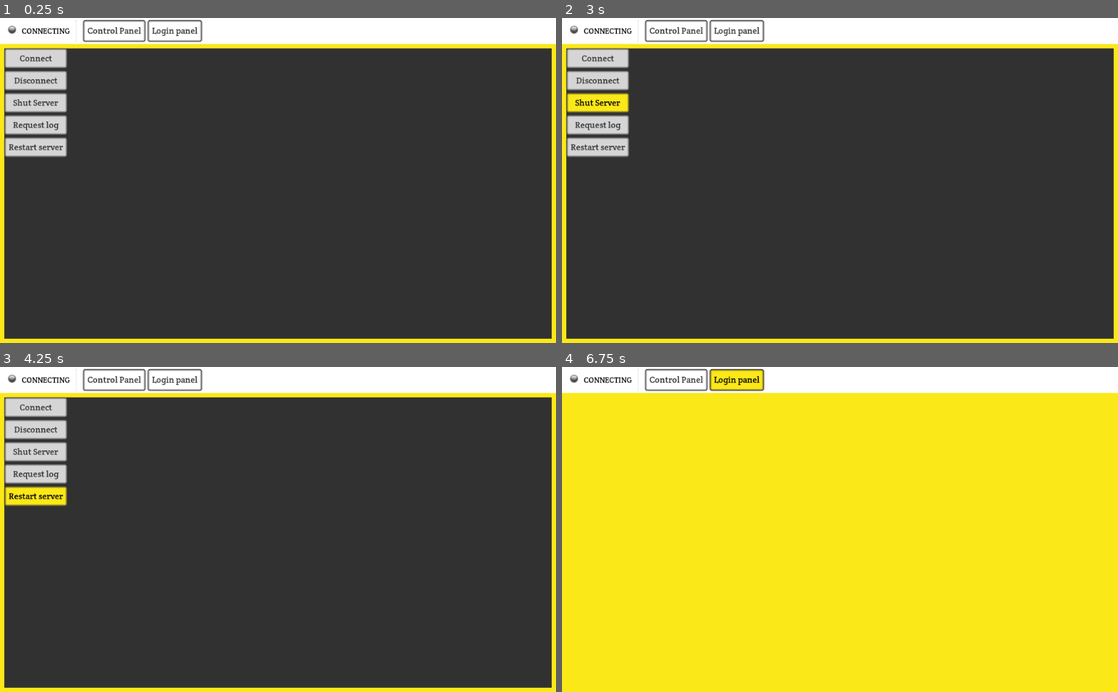
Above: before the commit, frames 1-4 (two rows, left to right).
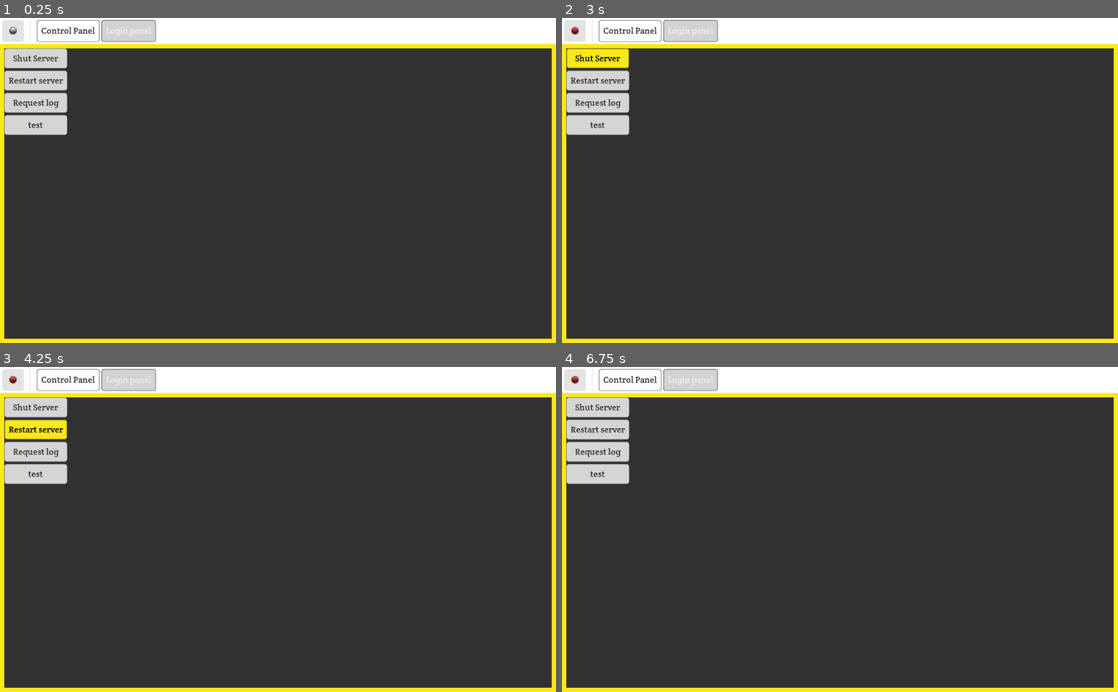
Above: after the commit, the same moments.

Repository: iRadEntertainment/mc_desk
Game: Godot game, scene res://scenes/main.tscn
The game is run twice, just before and just after one commit, with the same random seed, the same clock (stepped at 60 frames per second) and the same inputs.
Inputs (mouse positions are in pixels of both pictures, inside the frame that each line leads up to):
- Up to frame 1 (0.25 s): no input
- Up to frame 2 (3 s): click "Request log" at 0.5 s; click (595, 125) at 1.25 s, where only the run after the commit has a clickable "test"; click (573, 31) at 2.02 s; click "Shut Server" at 2.75 s
- Up to frame 3 (4.25 s): click "Restart server" at 3.5 s
- Up to frame 4 (6.75 s): click "Restart server" at 4.25 s; click "Restart server" at 5 s; click "Control Panel" at 5.75 s; click (734, 380) at 6.5 s, where only the run before the commit has a clickable "Login panel"

The runs differ from the first frame. In frame 1, 3.1% of the frame differs, in the area x 0-37%, y 0-43%; in frame 2, 4.0%; in frame 3, 3.5%; in frame 4, 90%, in the area x 0-100%, y 0-99%.

Commit message:
Server reconnect improvements

Diff:
--- a/scenes/main.tscn
+++ b/scenes/main.tscn
@@ -1,73 +1,153 @@
-[gd_scene load_steps=16 format=2]
+[gd_scene load_steps=19 format=2]
 
 [ext_resource path="res://scripts/main.gd" type="Script" id=1]
-[ext_resource path="res://styles/small_labels.tres" type="Theme" id=2]
+[ext_resource path="res://styles/tool_buttons.tres" type="Theme" id=2]
 [ext_resource path="res://sprites/leds.png" type="Texture" id=3]
 [ext_resource path="res://styles/regular_buttons1.tres" type="Theme" id=4]
 
-[sub_resource type="StyleBoxEmpty" id=10]
-
-[sub_resource type="GDScript" id=11]
-script/source = "extends Label
+[sub_resource type="StyleBoxEmpty" id=1]
+
+[sub_resource type="GDScript" id=2]
+script/source = "extends Button
+
 
 func _ready():
 	netwrk.connect(\"network_status_changed\",self,\"_network_status\")
+	netwrk.reconnect_timer.connect(\"timeout\",self,\"_reconnection_attempt\")
+
+	connect(\"resized\",self,\"_adjust_sprite_pos_on_resize\")
+	$led.frame = 0
+	hint_tooltip = \"Connecting...\"
 
 func _network_status(val):
 	if val:
-		$led.set(\"frame\",1)
-		text = \"Server ON\"
+		$led/anim.play(\"connection_succeed\")
+		hint_tooltip = \"Server ON\"
+		set_process(false)
 	else:
+		$led/anim.stop()
 		$led.set(\"frame\",2)
-		text = \"Server OFF\"
-	"
-
-[sub_resource type="GDScript" id=12]
+		hint_tooltip = \"Server OFF\"
+
+func _pressed():
+	if netwrk.connecting or netwrk.established:
+		netwrk.disconnect_from_server()
+	else:
+		netwrk.connect_to_server()
+
+func _reconnection_attempt():
+	$led/anim.stop()
+	$led/anim.play(\"connection_attempt\")
+	set_process(true) #for an update on the hint box on how many seconds left for the next attempt
+
+var tim = 0
+func _process(d):
+	if netwrk.reconnect_timer.is_stopped():
+		set_process(false)
+
+	tim += d
+	if tim > 0.3:
+		tim -= 0.3
+		update_hint_box()
+
+
+func update_hint_box():
+	if $led/anim.is_playing():
+		hint_tooltip = \"Connecting...\"
+	else:
+		hint_tooltip = \"Retrying connection in %3d seconds...\\nAttempt num. %d\"\\
+		               %[netwrk.reconnect_timer.time_left , netwrk.connection_attempt]
+
+
+func _adjust_sprite_pos_on_resize():
+	$led.position = rect_size/2"
+
+[sub_resource type="Animation" id=3]
+resource_name = "connection_attempt"
+tracks/0/type = "value"
+tracks/0/path = NodePath(".:frame")
+tracks/0/interp = 1
+tracks/0/loop_wrap = true
+tracks/0/imported = false
+tracks/0/enabled = true
+tracks/0/keys = {
+"times": PoolRealArray( 0, 0.1, 0.3, 0.4, 0.6, 0.7, 0.9, 1 ),
+"transitions": PoolRealArray( 1, 1, 1, 1, 1, 1, 1, 1 ),
+"update": 1,
+"values": [ 2, 0, 2, 0, 2, 0, 2, 0 ]
+}
+
+[sub_resource type="Animation" id=4]
+resource_name = "connection_succeed"
+length = 0.8
+tracks/0/type = "value"
+tracks/0/path = NodePath(".:frame")
+tracks/0/interp = 1
+tracks/0/loop_wrap = true
+tracks/0/imported = false
+tracks/0/enabled = true
+tracks/0/keys = {
+"times": PoolRealArray( 0, 0.1, 0.2, 0.3, 0.4, 0.5, 0.6, 0.7, 0.8 ),
+"transitions": PoolRealArray( 1, 1, 1, 1, 1, 1, 1, 1, 1 ),
+"update": 1,
+"values": [ 1, 0, 1, 0, 1, 0, 1, 0, 1 ]
+}
+
+[sub_resource type="GDScript" id=5]
 script/source = "extends Button
 
 func _pressed():
 	glb.main.show_panel(\"control panel\")"
 
-[sub_resource type="GDScript" id=13]
+[sub_resource type="GDScript" id=6]
 script/source = "extends Button
 
 func _pressed():
 	glb.main.show_panel(\"login panel\")"
 
-[sub_resource type="GDScript" id=2]
-script/source = "extends Button
-
-func _pressed():
-	netwrk.connect_to()"
+[sub_resource type="GDScript" id=7]
+script/source = "extends Button
+
+func _pressed():
+	netwrk.connect_to_server()"
 
 [sub_resource type="GDScript" id=8]
 script/source = "extends Button
 
 func _pressed():
-	netwrk.disconnect_from()"
-
-[sub_resource type="GDScript" id=3]
+	netwrk.disconnect_from_server()"
+
+[sub_resource type="GDScript" id=9]
 script/source = "extends Button
 
 func _pressed():
 	if netwrk.established:
 		remote_func.rpc_id(1,\"shut_down_server\")"
 
-[sub_resource type="GDScript" id=4]
+[sub_resource type="GDScript" id=11]
+script/source = "extends Button
+
+func _pressed():
+	if netwrk.established:
+		remote_func.rpc_id(1,\"restart_server\")"
+
+[sub_resource type="GDScript" id=10]
 script/source = "extends Button
 
 func _pressed():
 	if netwrk.established:
 		remote_func.rpc_id(1,\"send_server_log\",get_tree().get_network_unique_id())"
 
-[sub_resource type="GDScript" id=5]
+[sub_resource type="GDScript" id=14]
 script/source = "extends Button
 
 func _pressed():
 	if netwrk.established:
-		remote_func.rpc_id(1,\"restart_server\")"
-
-[sub_resource type="GDScript" id=9]
+		var val = remote_func.rpc_id(1,\"test\")
+		yield(get_tree(),\"idle_frame\")
+		print(val)"
+
+[sub_resource type="GDScript" id=12]
 script/source = "extends Button
 
 var max_iterations = 9000000
@@ -157,14 +237,15 @@
 	$calc_val.text = str( \"%.16f\"%(val*4) , \" in \" , str(tick_d) , \" msec.\" )
 	step = 0"
 
-[sub_resource type="GDScript" id=7]
+[sub_resource type="GDScript" id=13]
 script/source = "extends VBoxContainer
 
-# Declare member variables here. Examples:
-# var a = 2
-# var b = \"text\"
-
-# Called when the node enters the scene tree for the first time.
+
+
+var small_fonts_theme = load(\"res://styles/small_labels.tres\")
+
+
+
 func _ready():
 	remote_func.connect(\"server_log_received\",self,\"_update_all_entries\")
 	remote_func.connect(\"server_log_updated\",self,\"_update_with_last_entry\")
@@ -182,33 +263,43 @@
 		child.free()
 	#add each entry
 	#--load font theme
-	var small_fonts_theme = load(\"res://styles/small_labels.tres\")
 	for entry in server_log:
-		var new_label = Label.new()
-
-		var dic = OS.get_datetime_from_unix_time(entry[0])
-		var time = \"%s/%s %02d:%02d:%02d\"%[dic[\"month\"],dic[\"day\"],dic[\"hour\"],dic[\"minute\"],dic[\"second\"]]
-
-		var user = \"Unknown\"
-		match entry[1]:
-			1:
-				user = \"Server\"
-				new_label.set(\"custom_colors/font_color\",Color.purple)
-			0:
-				user = \"To All\"
-		var msg  = entry[2]
-
-		new_label.text = \"%s %s - %s\"%[time,user,msg]
-		new_label.theme = small_fonts_theme
-		add_child(new_label)
-
-	#scroll to the last
+		add_entry(entry)
+
+	yield(get_tree(),\"idle_frame\")
+	yield(get_tree(),\"idle_frame\")
 	yield(get_tree(),\"idle_frame\")
 	$\"..\".scroll_vertical = 70000
 
+
 func _update_with_last_entry(entry):
-
-	pass"
+	add_entry(entry)
+	yield(get_tree(),\"idle_frame\")
+	yield(get_tree(),\"idle_frame\")
+	yield(get_tree(),\"idle_frame\")
+	$\"..\".scroll_vertical = 70000
+
+
+func add_entry(entry):
+	var new_label = Label.new()
+	var dic = OS.get_datetime_from_unix_time(entry[0])
+	var time = \"%s/%s %02d:%02d:%02d\"%[dic[\"month\"],dic[\"day\"],dic[\"hour\"],dic[\"minute\"],dic[\"second\"]]
+
+	var user = \"Unknown\"
+	match entry[1]:
+		1:
+			user = \"Server\"
+			new_label.set(\"custom_colors/font_color\",Color.purple)
+		0:
+			user = \"To All\"
+	var msg  = entry[2]
+
+	new_label.text = \"%s %s - %s\"%[time,user,msg]
+	new_label.theme = small_fonts_theme
+	add_child(new_label)
+
+
+"
 
 [node name="main" type="Control"]
 anchor_right = 1.0
@@ -221,6 +312,7 @@
 color = Color( 0.988235, 0.913725, 0.0980392, 1 )
 
 [node name="top_bar" type="Control" parent="."]
+editor/display_folded = true
 anchor_right = 1.0
 rect_min_size = Vector2( 0, 48 )
 
@@ -229,6 +321,7 @@
 anchor_bottom = 1.0
 
 [node name="hbox" type="HBoxContainer" parent="top_bar"]
+editor/display_folded = true
 anchor_right = 1.0
 anchor_bottom = 1.0
 margin_left = 4.0
@@ -237,55 +330,57 @@
 margin_bottom = -4.0
 
 [node name="empty_space" type="VSeparator" parent="top_bar/hbox"]
+visible = false
 margin_right = 32.0
 margin_bottom = 40.0
 rect_min_size = Vector2( 32, 0 )
-custom_styles/separator = SubResource( 10 )
-
-[node name="server_status" type="Label" parent="top_bar/hbox"]
-editor/display_folded = true
-margin_left = 36.0
-margin_top = 11.0
-margin_right = 125.0
-margin_bottom = 29.0
+custom_styles/separator = SubResource( 1 )
+
+[node name="server_conn" type="Button" parent="top_bar/hbox"]
+margin_right = 40.0
+margin_bottom = 40.0
+rect_min_size = Vector2( 40, 40 )
+focus_mode = 0
 theme = ExtResource( 2 )
-custom_colors/font_color = Color( 0, 0, 0, 1 )
-text = "Connecting"
-align = 1
-valign = 1
-uppercase = true
-script = SubResource( 11 )
-
-[node name="led" type="Sprite" parent="top_bar/hbox/server_status"]
-position = Vector2( -17.7776, 7.08501 )
+enabled_focus_mode = 0
+script = SubResource( 2 )
+
+[node name="led" type="Sprite" parent="top_bar/hbox/server_conn"]
+position = Vector2( 20, 20 )
 texture = ExtResource( 3 )
 hframes = 3
+frame = 1
+
+[node name="anim" type="AnimationPlayer" parent="top_bar/hbox/server_conn/led"]
+anims/connection_attempt = SubResource( 3 )
+anims/connection_succeed = SubResource( 4 )
 
 [node name="sep1" type="VSeparator" parent="top_bar/hbox"]
-margin_left = 129.0
-margin_right = 145.0
+margin_left = 44.0
+margin_right = 60.0
 margin_bottom = 40.0
 rect_min_size = Vector2( 16, 0 )
 
 [node name="ctrl_panel" type="Button" parent="top_bar/hbox"]
-margin_left = 149.0
-margin_right = 264.0
+margin_left = 64.0
+margin_right = 179.0
 margin_bottom = 40.0
 focus_mode = 0
 theme = ExtResource( 4 )
 enabled_focus_mode = 0
 text = "Control Panel"
-script = SubResource( 12 )
+script = SubResource( 5 )
 
 [node name="log_panel" type="Button" parent="top_bar/hbox"]
-margin_left = 268.0
-margin_right = 368.0
+margin_left = 183.0
+margin_right = 283.0
 margin_bottom = 40.0
 focus_mode = 0
 theme = ExtResource( 4 )
+disabled = true
 enabled_focus_mode = 0
 text = "Login panel"
-script = SubResource( 13 )
+script = SubResource( 6 )
 
 [node name="cnt_center" type="Control" parent="."]
 anchor_right = 1.0
@@ -306,17 +401,16 @@
 color = Color( 0.2, 0.196078, 0.196078, 1 )
 
 [node name="hbox" type="HBoxContainer" parent="cnt_center/control_room"]
-editor/display_folded = true
 anchor_right = 1.0
 anchor_bottom = 1.0
 custom_constants/separation = 8
 
 [node name="vbox" type="VBoxContainer" parent="cnt_center/control_room/hbox"]
-editor/display_folded = true
 margin_right = 116.0
 margin_bottom = 536.0
 
 [node name="connect" type="Button" parent="cnt_center/control_room/hbox/vbox"]
+visible = false
 margin_right = 116.0
 margin_bottom = 37.0
 rect_min_size = Vector2( 0, 32 )
@@ -324,12 +418,12 @@
 theme = ExtResource( 4 )
 enabled_focus_mode = 0
 text = "Connect"
-script = SubResource( 2 )
+script = SubResource( 7 )
 
 [node name="disconnect" type="Button" parent="cnt_center/control_room/hbox/vbox"]
-margin_top = 41.0
-margin_right = 116.0
-margin_bottom = 78.0
+visible = false
+margin_right = 116.0
+margin_bottom = 37.0
 rect_min_size = Vector2( 0, 32 )
 focus_mode = 0
 theme = ExtResource( 4 )
@@ -338,6 +432,27 @@
 script = SubResource( 8 )
 
 [node name="shut_server" type="Button" parent="cnt_center/control_room/hbox/vbox"]
+margin_right = 116.0
+margin_bottom = 37.0
+rect_min_size = Vector2( 0, 32 )
+focus_mode = 0
+theme = ExtResource( 4 )
+enabled_focus_mode = 0
+text = "Shut Server"
+script = SubResource( 9 )
+
+[node name="restart" type="Button" parent="cnt_center/control_room/hbox/vbox"]
+margin_top = 41.0
+margin_right = 116.0
+margin_bottom = 78.0
+rect_min_size = Vector2( 0, 32 )
+focus_mode = 0
+theme = ExtResource( 4 )
+enabled_focus_mode = 0
+text = "Restart server"
+script = SubResource( 11 )
+
+[node name="req_log" type="Button" parent="cnt_center/control_room/hbox/vbox"]
 margin_top = 82.0
 margin_right = 116.0
 margin_bottom = 119.0
@@ -345,10 +460,10 @@
 focus_mode = 0
 theme = ExtResource( 4 )
 enabled_focus_mode = 0
-text = "Shut Server"
-script = SubResource( 3 )
-
-[node name="req_log" type="Button" parent="cnt_center/control_room/hbox/vbox"]
+text = "Request log"
+script = SubResource( 10 )
+
+[node name="test" type="Button" parent="cnt_center/control_room/hbox/vbox"]
 margin_top = 123.0
 margin_right = 116.0
 margin_bottom = 160.0
@@ -356,33 +471,22 @@
 focus_mode = 0
 theme = ExtResource( 4 )
 enabled_focus_mode = 0
-text = "Request log"
-script = SubResource( 4 )
-
-[node name="restart" type="Button" parent="cnt_center/control_room/hbox/vbox"]
-margin_top = 164.0
-margin_right = 116.0
-margin_bottom = 201.0
-rect_min_size = Vector2( 0, 32 )
-focus_mode = 0
-theme = ExtResource( 4 )
-enabled_focus_mode = 0
-text = "Restart server"
-script = SubResource( 5 )
+text = "test"
+script = SubResource( 14 )
 
 [node name="calc_PI" type="Button" parent="cnt_center/control_room/hbox/vbox"]
 editor/display_folded = true
 visible = false
-margin_top = 205.0
-margin_right = 116.0
-margin_bottom = 242.0
+margin_top = 123.0
+margin_right = 116.0
+margin_bottom = 160.0
 rect_min_size = Vector2( 0, 32 )
 focus_mode = 0
 theme = ExtResource( 4 )
 disabled = true
 enabled_focus_mode = 0
 text = "calculate PI"
-script = SubResource( 9 )
+script = SubResource( 12 )
 
 [node name="PI_val" type="Label" parent="cnt_center/control_room/hbox/vbox/calc_PI"]
 anchor_left = 1.0
@@ -412,7 +516,7 @@
 margin_bottom = 536.0
 size_flags_horizontal = 3
 size_flags_vertical = 3
-script = SubResource( 7 )
+script = SubResource( 13 )
 
 [node name="login_panel" type="Control" parent="cnt_center"]
 margin_right = 40.0
--- a/scripts/glb.gd
+++ b/scripts/glb.gd
@@ -43,6 +43,3 @@
 	return (format_str)
 
 #--------------------- other utilities ---------------------
-func n_base():
-	var root=get_tree().get_root()
-	return root.get_child(root.get_child_count()-1)
--- a/scripts/main.gd
+++ b/scripts/main.gd
@@ -1,12 +1,16 @@
+#====================#
+#      MAIN.GD       #
+#====================#
+
 extends Control
 
-# Declare member variables here. Examples:
-# var a = 2
-# var b = "text"
 
-# Called when the node enters the scene tree for the first time.
+
+
+
+
 func _ready():
-	netwrk.connect_to()
+	netwrk.connect_to_server()
 
 func show_panel(panel_name):
 	for child in $cnt_center.get_children():
--- a/scripts/netwrk.gd
+++ b/scripts/netwrk.gd
@@ -3,17 +3,29 @@
 #====================#
 extends Node
 
+var   host        = NetworkedMultiplayerENet.new()
 const PORT        = 5000
 const ADDRESS     = "81.4.107.146" #"127.0.0.1" #"81.4.107.146"
-const MAX_CONNECTION_ATTEMPTS = 10
+
+#timer reconnect
+const CONNECTION_ATTEMPTS_STEPS = 5
+const TMR_WAIT    = 2 #secondos
+const TMR_WAIT_MAX    = 2 #secondos
+var   reconnect_timer = Timer.new()
+var   connection_attempt = 0
 
 #network
 signal network_status_changed
 
 var established = false setget _set_established
+var connecting  = false
 var logged_in   = false
+
+#authentication
 var net_id      = -1
 
+
+#============================ INIT ==============================
 func _ready():
 	#connect network signals
 	get_tree().multiplayer.connect("network_peer_packet",self,"_on_packets_received")
@@ -23,41 +35,72 @@
 	get_tree().connect("network_peer_connected", self, "_on_user_connected")
 	get_tree().connect("network_peer_disconnected", self, "_on_user_disconnected")
 	get_tree().connect("server_disconnected", self, "_on_server_disconnected")
+	#create timer for reconnetcion attempts
+	set_timer_for_reconnect()
+	add_child(reconnect_timer)
+	reconnect_timer.connect("timeout",self,"_attempt_reconnection")
 
-func connect_to():
-	var host = NetworkedMultiplayerENet.new()
+func connect_to_server():
 	var res = host.create_client(ADDRESS,PORT)
 
 	if res != OK:
 		glb.log_print ("NETWORK: Impossible to create client")
-		glb.log_print (str("NETWORK: Error:",res) )
 		return
 	else:
-		glb.log_print ("NETWORK: connecting to server...")
+		if connection_attempt == 0:
+			glb.log_print ("NETWORK: connecting to server...")
+		elif connection_attempt%5 == 1:
+			glb.log_print( "NETWORK: retrying... attempt n. %02d - wait time %ss"% [connection_attempt , reconnect_timer.wait_time] )
+
+
+	get_tree().set_network_peer(null)
 	get_tree().set_network_peer(host)
 	net_id = get_tree().multiplayer.get_network_unique_id()
 
-func disconnect_from():
+	#start timer for reconnection attempts
+	connecting = true
+	reconnect_timer.start()
+
+func disconnect_from_server():
 	get_tree().set_network_peer(null)
+	host.close_connection()
 	self.established = false
+	connecting       = false
+	reconnect_timer.stop()
+	connection_attempt = 0
+
+func _attempt_reconnection(): #on reconnect_timer "timeout"
+	connection_attempt += 1
+	if connection_attempt%CONNECTION_ATTEMPTS_STEPS == 0 and reconnect_timer.wait_time < 300:
+		reconnect_timer.wait_time *= 2
+
+	host.close_connection()
+	connect_to_server()
 
 #----------------- network signal functions ---------------------
-var connection_attempt = 0
 func _on_connection_failed():
 #	$scr/bg/lb_print.text = str($scr/bg/lb_print.text,"\n","Connection failed - ","Error: ")
 	get_tree().set_network_peer(null)
 	self.established = false
 	glb.log_print("NETWORK: connection failed")
-	connection_attempt += 1
-	if connection_attempt <= MAX_CONNECTION_ATTEMPTS:
-		glb.log_print( ("NETWORK: retrying... attempt n. "+str(connection_attempt)) )
 
+	if reconnect_timer.is_stopped():
+		if not connecting:
+			set_timer_for_reconnect()
+			connecting = true
+		reconnect_timer.start()
 
 func _on_connection_succeeded():
 #	$scr/bg/lb_print.text = str($scr/bg/lb_print.text,"\n","Connection succeded - ")
 	glb.log_print("NETWORK: connection succeeded")
-	self.established = true
+	glb.log_print("NETWORK: my peer ID = %s, server port = %s"%[net_id,host.get_peer_port(1)])
+	glb.log_print("NETWORK: server IP  = %s"%host.get_peer_address(1))
+
+	self.established   = true
+	connecting         = false
 	connection_attempt = 0
+	reconnect_timer.stop()
+	set_timer_for_reconnect()
 
 #----------------- network communications ---------------------
 
@@ -65,11 +108,19 @@
 	#id == 1: id = "Server"
 	pass
 
-func _on_user_connected(id):    glb.log_print("NETWORK: user connected %s"%id)
-func _on_user_disconnected(id): glb.log_print("NETWORK: user disconnected %s"%id)
+func _on_user_connected(id):
+	if id==1: return
+	glb.log_print("NETWORK: user connected %s, IP: %s"%[id,host.get_peer_address(id)])
+
+func _on_user_disconnected(id):
+	glb.log_print("NETWORK: user disconnected %s"%id)
+
 func _on_server_disconnected():
 	glb.log_print("NETWORK: server disconnected")
 	self.established = false
+	connecting       = true
+	set_timer_for_reconnect()
+	reconnect_timer.start()
 
 func send_msg_data(dat, id = 0):
 	#id == 0: all peers
@@ -80,7 +131,13 @@
 		glb.log_print( "NETWORK: unable to send %s - %s\nError: %s"%[ id , dat , err] )
 
 
-#
+
+
+#--------------------- network signals and timer --------------------------
+
+func set_timer_for_reconnect():
+	reconnect_timer.wait_time = TMR_WAIT
+	reconnect_timer.one_shot = true
 
 func _set_established(val):
 	established = val
--- a/styles/regular_buttons1.tres
+++ b/styles/regular_buttons1.tres
@@ -2,34 +2,16 @@
 
 [ext_resource path="res://styles/CreteRound-Regular.otf" type="DynamicFontData" id=1]
 
-[sub_resource type="StyleBoxFlat" id=3]
+[sub_resource type="StyleBoxFlat" id=1]
 content_margin_left = 8.0
 content_margin_right = 8.0
 content_margin_top = 8.0
 content_margin_bottom = 8.0
-bg_color = Color( 0.2, 0.196078, 0.196078, 0.423529 )
-border_width_left = 4
-border_width_top = 4
-border_width_right = 4
-border_width_bottom = 4
-border_color = Color( 0.2, 0.196078, 0.196078, 1 )
-border_blend = true
-corner_radius_top_left = 4
-corner_radius_top_right = 4
-corner_radius_bottom_right = 4
-corner_radius_bottom_left = 4
-corner_detail = 4
-
-[sub_resource type="StyleBoxFlat" id=4]
-content_margin_left = 8.0
-content_margin_right = 8.0
-content_margin_top = 8.0
-content_margin_bottom = 8.0
-bg_color = Color( 0.988235, 0.913725, 0.0980392, 1 )
-border_width_left = 4
-border_width_top = 4
-border_width_right = 4
-border_width_bottom = 4
+bg_color = Color( 0.2, 0.196078, 0.196078, 0.215686 )
+border_width_left = 1
+border_width_top = 1
+border_width_right = 1
+border_width_bottom = 1
 border_color = Color( 0.2, 0.196078, 0.196078, 1 )
 border_blend = true
 corner_radius_top_left = 4
@@ -43,11 +25,11 @@
 content_margin_right = 8.0
 content_margin_top = 8.0
 content_margin_bottom = 8.0
-bg_color = Color( 1, 1, 1, 0.8 )
-border_width_left = 4
-border_width_top = 4
-border_width_right = 4
-border_width_bottom = 4
+bg_color = Color( 0.988235, 0.913725, 0.0980392, 1 )
+border_width_left = 2
+border_width_top = 2
+border_width_right = 2
+border_width_bottom = 2
 border_color = Color( 0.2, 0.196078, 0.196078, 1 )
 border_blend = true
 corner_radius_top_left = 4
@@ -56,7 +38,25 @@
 corner_radius_bottom_left = 4
 corner_detail = 4
 
-[sub_resource type="StyleBoxFlat" id=5]
+[sub_resource type="StyleBoxFlat" id=3]
+content_margin_left = 8.0
+content_margin_right = 8.0
+content_margin_top = 8.0
+content_margin_bottom = 8.0
+bg_color = Color( 1, 1, 1, 0.8 )
+border_width_left = 1
+border_width_top = 1
+border_width_right = 1
+border_width_bottom = 1
+border_color = Color( 0.2, 0.196078, 0.196078, 1 )
+border_blend = true
+corner_radius_top_left = 4
+corner_radius_top_right = 4
+corner_radius_bottom_right = 4
+corner_radius_bottom_left = 4
+corner_detail = 4
+
+[sub_resource type="StyleBoxFlat" id=4]
 content_margin_left = 8.0
 content_margin_right = 8.0
 content_margin_top = 8.0
@@ -74,21 +74,21 @@
 corner_radius_bottom_left = 4
 corner_detail = 4
 
-[sub_resource type="DynamicFont" id=1]
+[sub_resource type="DynamicFont" id=5]
 outline_color = Color( 0.988235, 0.913725, 0.0980392, 1 )
 use_filter = true
 font_data = ExtResource( 1 )
 
 [resource]
-default_font = SubResource( 1 )
+default_font = SubResource( 5 )
 Button/colors/font_color = Color( 0.2, 0.196078, 0.196078, 1 )
 Button/colors/font_color_disabled = Color( 1, 1, 1, 0.705882 )
 Button/colors/font_color_hover = Color( 0, 0, 0, 1 )
 Button/colors/font_color_pressed = Color( 0, 0, 0, 1 )
 Button/constants/hseparation = 2
 Button/fonts/font = null
-Button/styles/disabled = SubResource( 3 )
-Button/styles/focus = SubResource( 4 )
-Button/styles/hover = SubResource( 4 )
-Button/styles/normal = SubResource( 2 )
-Button/styles/pressed = SubResource( 5 )
+Button/styles/disabled = SubResource( 1 )
+Button/styles/focus = SubResource( 2 )
+Button/styles/hover = SubResource( 2 )
+Button/styles/normal = SubResource( 3 )
+Button/styles/pressed = SubResource( 4 )
--- /dev/null
+++ b/styles/tool_buttons.tres
@@ -0,0 +1,73 @@
+[gd_resource type="Theme" load_steps=7 format=2]
+
+[ext_resource path="res://styles/CreteRound-Regular.otf" type="DynamicFontData" id=1]
+
+[sub_resource type="StyleBoxFlat" id=18]
+bg_color = Color( 0.2, 0.196078, 0.196078, 0.133333 )
+border_width_left = 1
+border_width_top = 1
+border_width_right = 1
+border_width_bottom = 1
+border_color = Color( 0.2, 0.196078, 0.196078, 0.105882 )
+border_blend = true
+corner_radius_top_left = 4
+corner_radius_top_right = 4
+corner_radius_bottom_right = 4
+corner_radius_bottom_left = 4
+
+[sub_resource type="StyleBoxFlat" id=19]
+bg_color = Color( 0.2, 0.196078, 0.196078, 0.2 )
+border_width_left = 2
+border_width_top = 2
+border_width_right = 2
+border_width_bottom = 2
+border_color = Color( 0.988235, 0.913725, 0.0980392, 1 )
+border_blend = true
+corner_radius_top_left = 4
+corner_radius_top_right = 4
+corner_radius_bottom_right = 4
+corner_radius_bottom_left = 4
+
+[sub_resource type="StyleBoxFlat" id=17]
+bg_color = Color( 0.2, 0.196078, 0.196078, 0.2 )
+border_width_left = 2
+border_width_top = 2
+border_width_right = 2
+border_width_bottom = 2
+border_color = Color( 0.2, 0.196078, 0.196078, 1 )
+border_blend = true
+corner_radius_top_left = 4
+corner_radius_top_right = 4
+corner_radius_bottom_right = 4
+corner_radius_bottom_left = 4
+
+[sub_resource type="StyleBoxFlat" id=20]
+bg_color = Color( 1, 1, 1, 1 )
+border_width_left = 2
+border_width_top = 2
+border_width_right = 2
+border_width_bottom = 2
+border_color = Color( 0.988235, 0.913725, 0.0980392, 1 )
+border_blend = true
+corner_radius_top_left = 4
+corner_radius_top_right = 4
+corner_radius_bottom_right = 4
+corner_radius_bottom_left = 4
+
+[sub_resource type="DynamicFont" id=14]
+size = 12
+font_data = ExtResource( 1 )
+
+[resource]
+default_font = SubResource( 14 )
+Button/colors/font_color = Color( 0.878431, 0.878431, 0.878431, 1 )
+Button/colors/font_color_disabled = Color( 0.9, 0.9, 0.9, 0.2 )
+Button/colors/font_color_hover = Color( 0.941176, 0.941176, 0.941176, 1 )
+Button/colors/font_color_pressed = Color( 1, 1, 1, 1 )
+Button/constants/hseparation = 2
+Button/fonts/font = null
+Button/styles/disabled = SubResource( 18 )
+Button/styles/focus = SubResource( 19 )
+Button/styles/hover = SubResource( 17 )
+Button/styles/normal = SubResource( 18 )
+Button/styles/pressed = SubResource( 20 )
